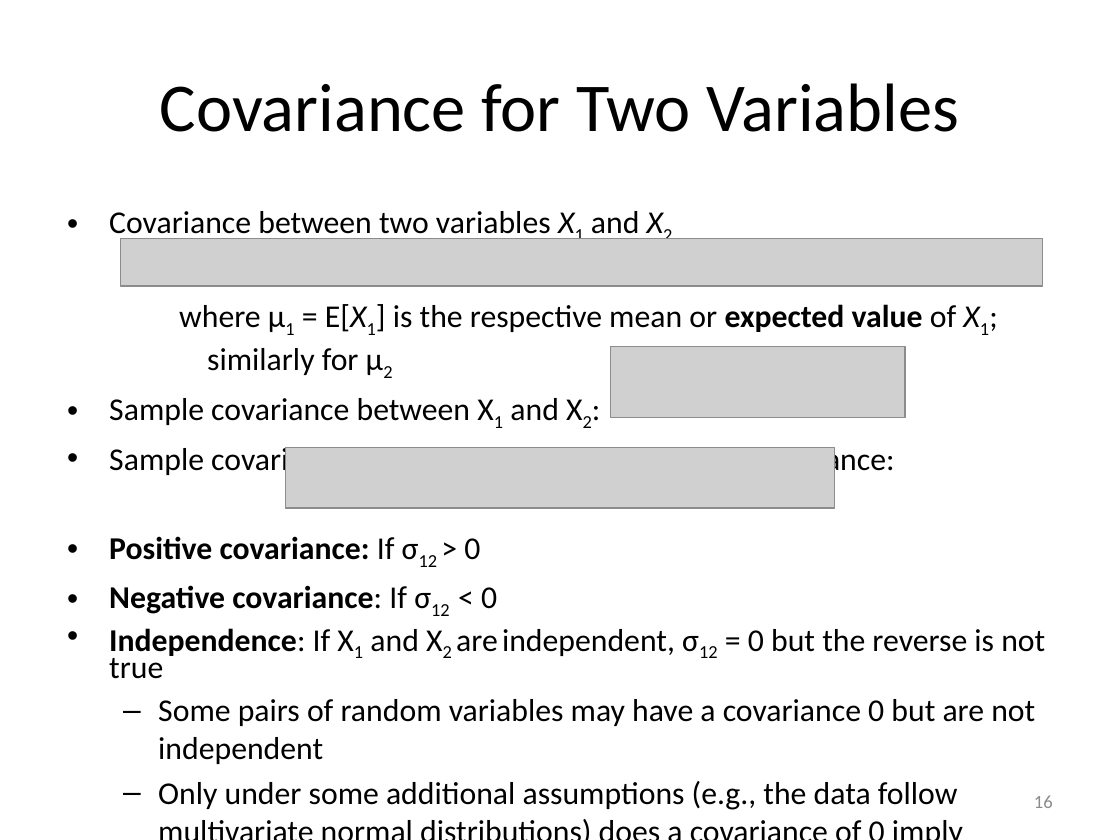
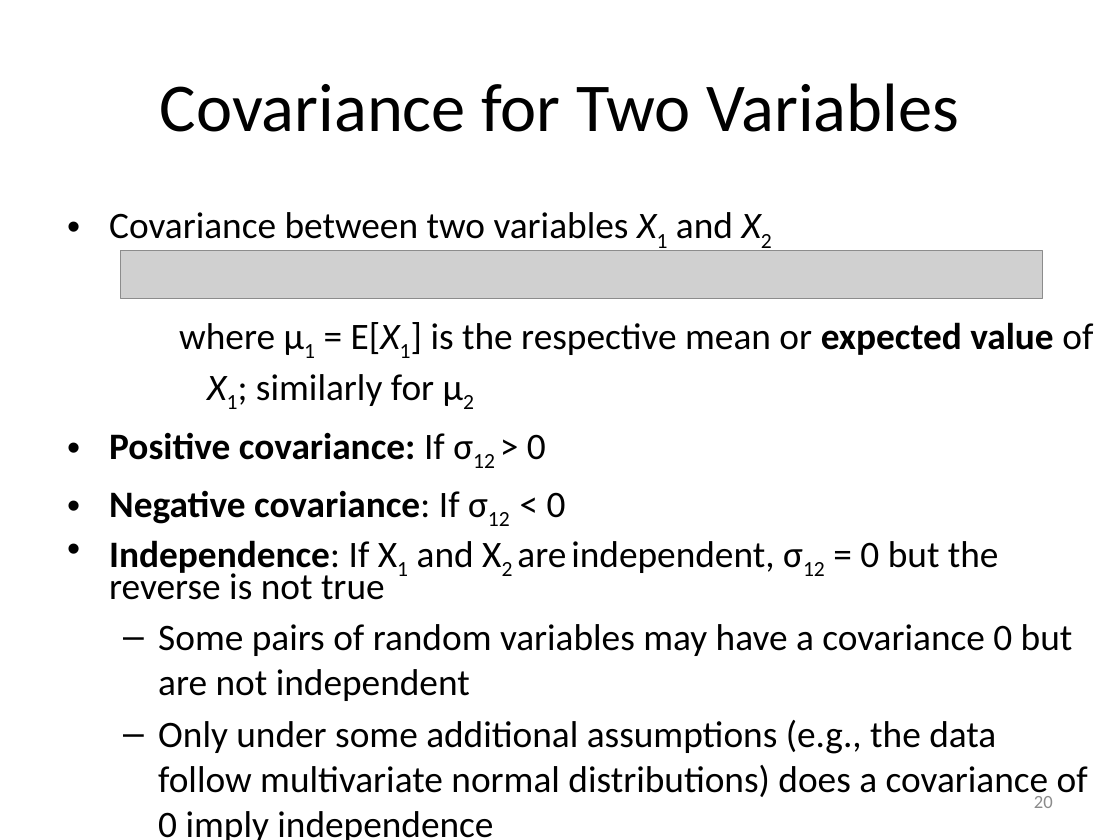
Before and after one commit to mjiang89/mjiang89.github.io, a slide deck: slide 20 of teaching/CS412Summer17-Chapter3.pptx (slide 16 before the commit). Drawn at 1120x840 pixels with LibreOffice and Linux fonts; fonts in the diff are those of the drawing; grey boxes stand for pictures. Boxes give left, top, right and bottom in pixels: in the first picture for what was removed or moved away, otherwise in the second. Text is boxed around its words. In the diff, an @@ line names an element or a change of style, - is before the commit and + after.

```diff
--- a/teaching/CS412Summer17-Chapter3.pptx
+++ b/teaching/CS412Summer17-Chapter3.pptx
@@ text "Covariance between two variables X1 ..." at (x1=109, y1=212, x2=1093, y2=840): size 20.4 to 24 pt @@
@@ picture moved from (x1=121, y1=239, x2=1043, y2=287) to (x1=121, y1=251, x2=1043, y2=299) @@
@@ picture removed at (x1=610, y1=346, x2=905, y2=418) @@
@@ text at (x1=109, y1=398, x2=895, y2=478): paragraphs removed @@
-• Sample covariance between X1 and X2:
-• Sample covariance is a generalization of the sample variance:
@@ picture removed at (x1=286, y1=447, x2=836, y2=507) @@
@@ page number at (x1=1034, y1=796, x2=1053, y2=808): text changed @@
-16
+20
```
Also in this commit, not shown: 8 other slides changed, 4 slides added, 2 other files.
